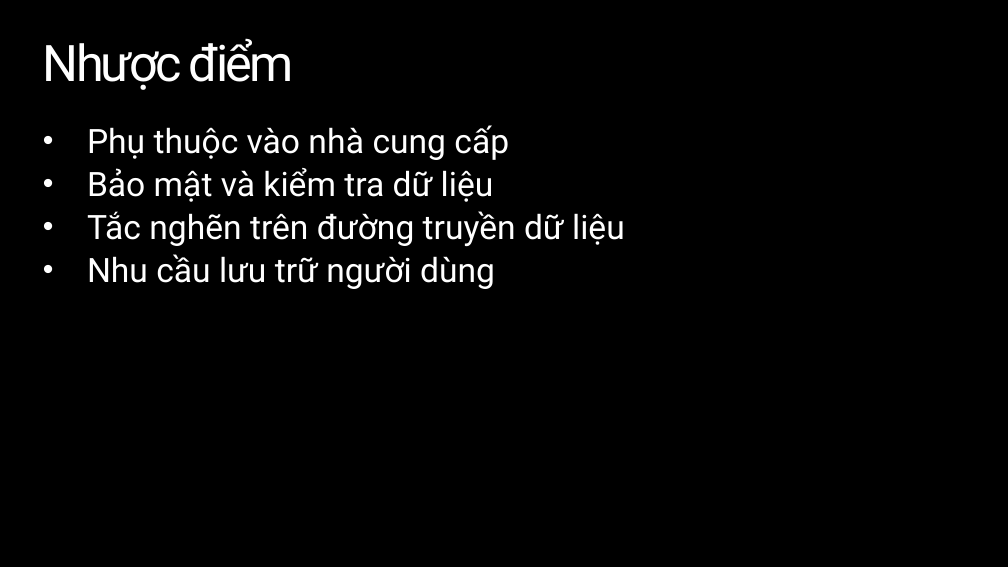
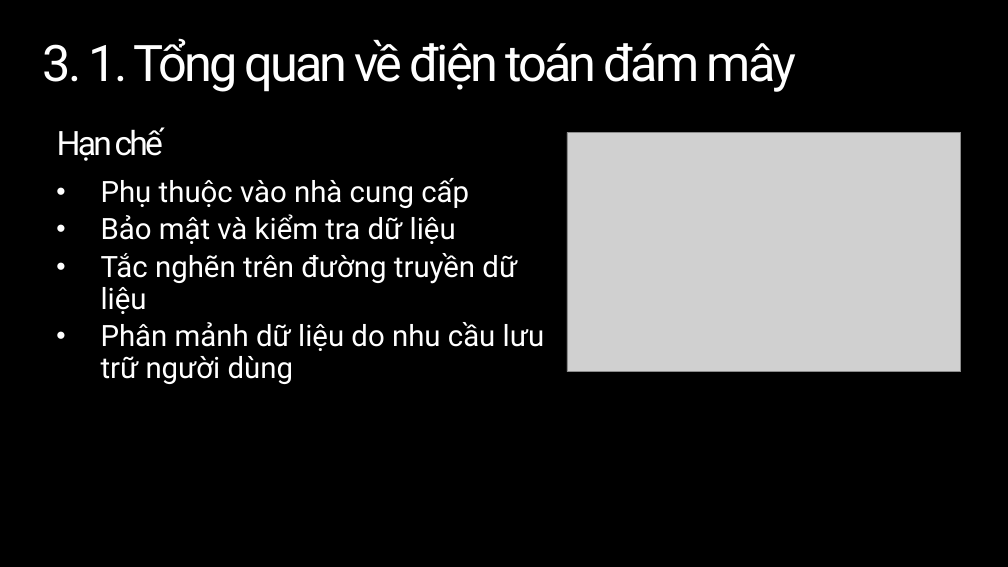
Before and after one commit to tiendv/contactbook, a slide deck: slide 10 of Project_Management/Báo cáo khóa luận/Presentation.pptx (slide 6 before the commit). Drawn at 1008x567 pixels with LibreOffice and Linux fonts; fonts in the diff are those of the drawing; grey boxes stand for pictures; background and template pictures are left out. Boxes give left, top, right and bottom in pixels: in the first picture for what was removed or moved away, otherwise in the second. Text is boxed around its words. In the diff, an @@ line names an element or a change of style, - is before the commit and + after.

```diff
--- a/Project_Management/Báo cáo khóa luận/Presentation.pptx
+++ b/Project_Management/Báo cáo khóa luận/Presentation.pptx
@@ text at (43,38,796,92): text changed @@
-Nhược điểm
+3. 1. Tổng quan về điện toán đám mây
@@ title added at (57,127,163,161), 32 pt, text #FFFFFF @@
+Hạn chế
@@ picture added at (567,132,961,372) @@
@@ text "Phụ thuộc vào nhà cung ...": place and size @@
-text "Phụ thuộc vào nhà cung ..." at (87,125,625,289)
+text "Phụ thuộc vào nhà cung ..." at (101,178,545,384)
@@ text at (101,178,517,314): size 32 to 28 pt in "Phụ thuộc vào nhà cung cấp", "Bảo mật và kiểm tra dữ liệu", "Tắc nghẽn trên đường truyền dữ liệu" @@
@@ text at (101,322,545,384): text changed; size 32 to 28 pt @@
-• Nhu cầu lưu trữ người dùng
+• Phân mảnh dữ liệu do nhu cầu lưu trữ người dùng
```
Also in this commit, not shown: 8 other slides changed, 10 slides added, 5 slides removed.
